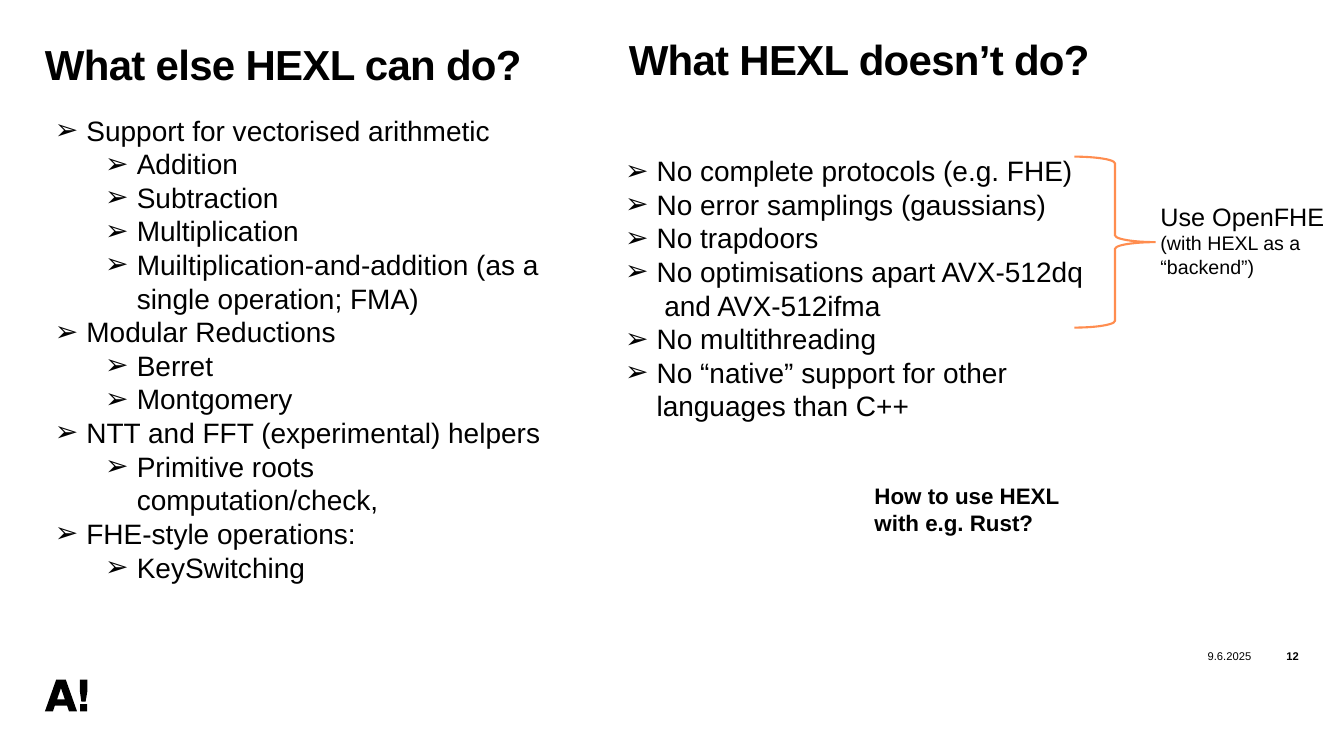
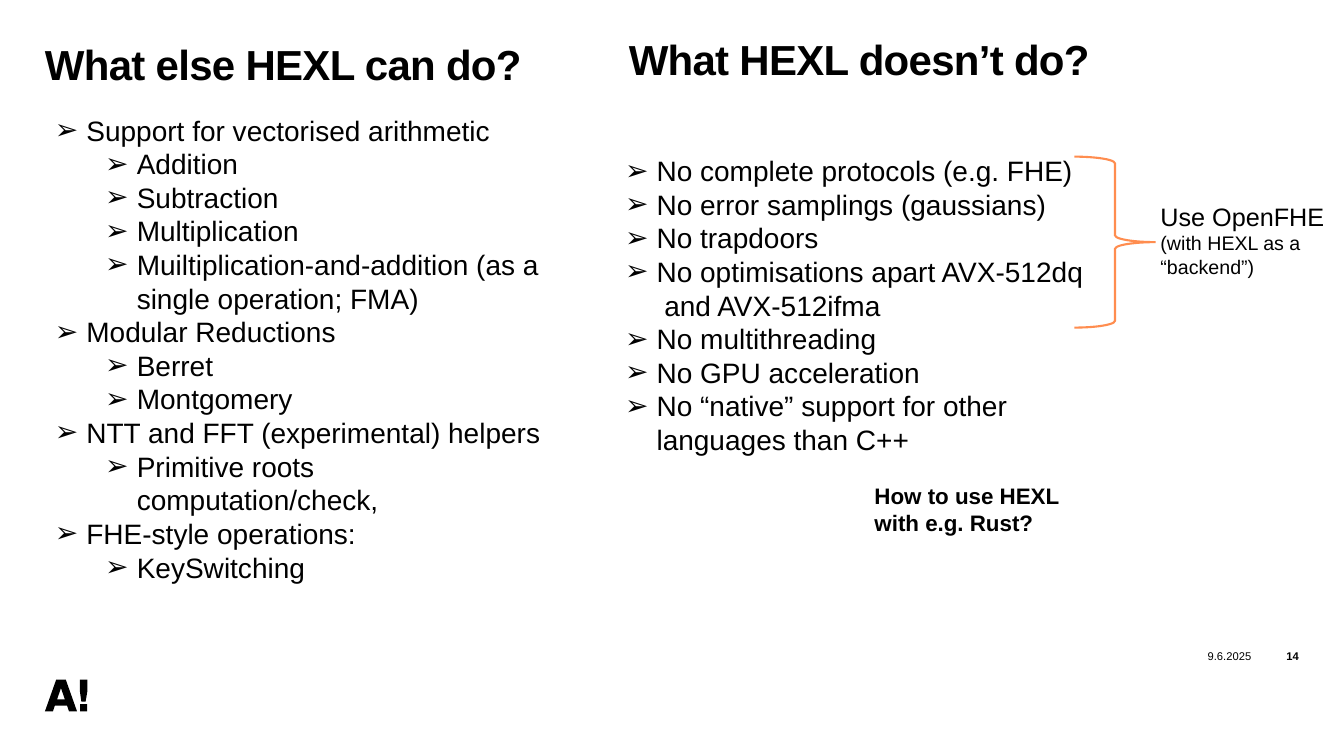
Before and after one commit to osdnk/crypto-workshop-day-2, a slide deck: slide 14 of presentation/HEXL.pptx (slide 12 before the commit). Drawn at 1344x756 pixels with LibreOffice and Linux fonts; fonts in the diff are those of the drawing. Boxes give left, top, right and bottom in pixels: in the first picture for what was removed or moved away, otherwise in the second. Text is boxed around its words. In the diff, an @@ line names an element or a change of style, - is before the commit and + after.

Commit message:
presentation

```diff
--- a/presentation/HEXL.pptx
+++ b/presentation/HEXL.pptx
@@ text at (x1=657, y1=362, x2=920, y2=384): paragraph added @@
+➢ No GPU acceleration
@@ page number at (x1=1286, y1=652, x2=1298, y2=660): text changed @@
-12
+14
```
Also in this commit, not shown: 2 slides added.
